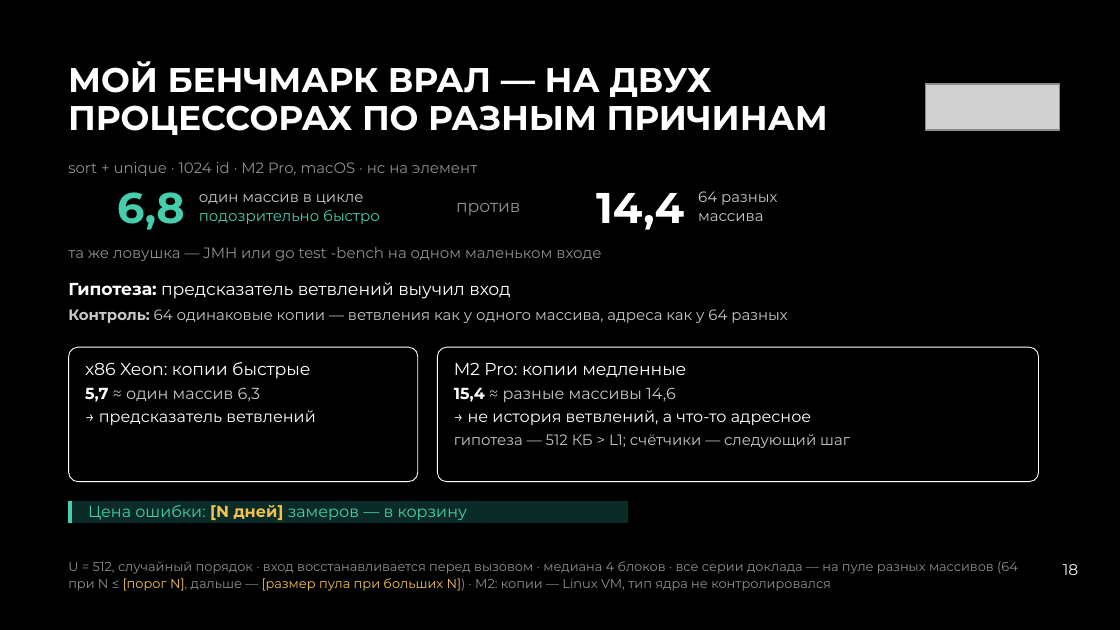
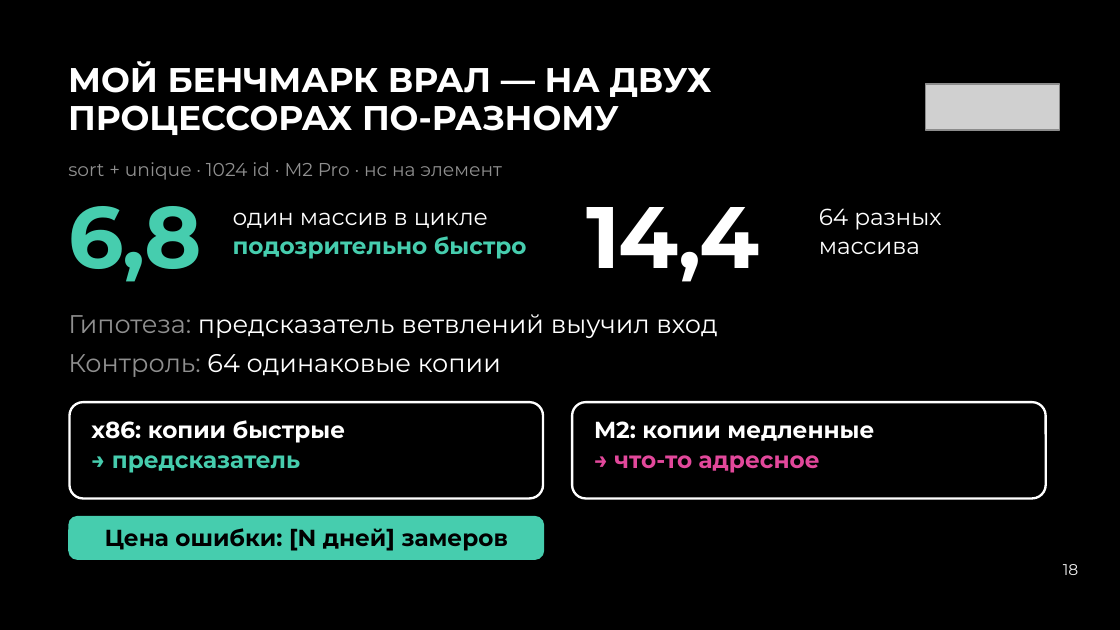
Before and after one commit to Neoron95/conference-hardfest-algorithms, a slide deck: slide 18 of prep/deck/hardfest2026_deck.pptx. Drawn at 1120x630 pixels with LibreOffice and Linux fonts; fonts in the diff are those of the drawing; grey boxes stand for pictures. Boxes give left, top, right and bottom in pixels: in the first picture for what was removed or moved away, otherwise in the second. Text is boxed around its words. In the diff, an @@ line names an element or a change of style, - is before the commit and + after.

```diff
--- a/prep/deck/hardfest2026_deck.pptx
+++ b/prep/deck/hardfest2026_deck.pptx
@@ text at [68, 61, 712, 135]: text changed @@
-МОЙ БЕНЧМАРК ВРАЛ — НА ДВУХ ПРОЦЕССОРАХ ПО РАЗНЫМ ПРИЧИНАМ
+МОЙ БЕНЧМАРК ВРАЛ — НА ДВУХ ПРОЦЕССОРАХ ПО-РАЗНОМУ
@@ text at [68, 162, 502, 180]: text changed; size 9.7 to 11.9 pt @@
-sort + unique · 1024 id · M2 Pro, macOS · нс на элемент
+sort + unique · 1024 id · M2 Pro · нс на элемент
@@ text "6,8": place and size @@
-text "6,8" at [117, 192, 185, 230]
+text "6,8" at [68, 206, 202, 282]
@@ text "6,8" at [68, 206, 202, 282]: size 27.6 to 56 pt, letter spacing 0 to -1.1 pt; alignment right to left; line spacing 27.6pt to 56pt @@
@@ text "один массив в цикле подозрительно ...": place and size @@
-text "один массив в цикле подозрительно ..." at [199, 194, 380, 224]
+text "один массив в цикле подозрительно ..." at [233, 212, 527, 259]
@@ text "один массив в цикле подозрительно ..." at [233, 212, 527, 259]: size 9.7 to 14.9 pt; text colour #C8C8C8 to #FFFFFF in "один массив в цикле"; bold on in "подозрительно быстро"; line spacing 12.6pt to 18.7pt @@
@@ text removed at [456, 203, 520, 215] @@
-против
@@ text "14,4" at [587, 207, 760, 282]: size 27.6 to 56 pt, letter spacing 0 to -1.1 pt; alignment right to left; line spacing 27.6pt to 56pt @@
@@ text "14,4": place and size @@
-text "14,4" at [596, 193, 684, 230]
+text "14,4" at [587, 207, 760, 282]
@@ text "64 разных массива": place and size @@
-text "64 разных массива" at [698, 191, 777, 221]
+text "64 разных массива" at [819, 208, 941, 254]
@@ text "64 разных массива" at [819, 208, 941, 254]: size 9.7 to 14.9 pt, text colour #C8C8C8 to #FFFFFF; line spacing 12.6pt to 18.7pt @@
@@ text removed at [68, 247, 601, 261] @@
-та же ловушка — JMH или go test -bench на одном маленьком входе
@@ text "Гипотеза: предсказатель ветвлений выучил вход": place and size @@
-text "Гипотеза: предсказатель ветвлений выучил вход" at [68, 282, 510, 299]
+text "Гипотеза: предсказатель ветвлений выучил вход" at [68, 314, 717, 338]
@@ text "Гипотеза: предсказатель ветвлений выучил вход" at [68, 314, 717, 338]: size 11 to 16.4 pt; text colour #FFFFFF to #8F8F8F, bold off in "Гипотеза:"; line spacing 14.3pt to 20.5pt @@
@@ text at [68, 354, 501, 377]: text changed; size 9.7 to 16.4 pt; text colour #C8C8C8 to #FFFFFF @@
-Контроль: 64 одинаковые копии — ветвления как у одного массива, адреса как у 64 разных
+Контроль: 64 одинаковые копии
@@ rounded rectangle removed at [68, 347, 418, 482] @@
@@ rounded rectangle removed at [437, 347, 1038, 482] @@
@@ text removed at [85, 387, 261, 402] @@
-5,7 ≈ один массив 6,3
@@ text removed at [454, 387, 676, 402] @@
-15,4 ≈ разные массивы 14,6
@@ rounded rectangle added at [69, 402, 543, 498], fill #000000, outline #FFFFFF 1.49 pt @@
@@ text removed at [99, 410, 315, 425] @@
-→ предсказатель ветвлений
@@ text removed at [468, 410, 812, 425] @@
-→ не история ветвлений, а что-то адресное
@@ rounded rectangle added at [572, 402, 1046, 498], fill #000000, outline #FFFFFF 1.49 pt @@
@@ text at [91, 420, 345, 473]: text changed; size 11 to 14.9 pt; bold on @@
-x86 Xeon: копии быстрые
+x86: копии быстрые
+→ предсказатель
@@ text removed at [454, 434, 850, 448] @@
-гипотеза — 512 КБ > L1; счётчики — следующий шаг
@@ text at [594, 421, 874, 473]: text changed; size 11 to 14.9 pt; bold on @@
-M2 Pro: копии медленные
+M2: копии медленные
+→ что-то адресное
@@ rectangle removed at [68, 501, 628, 523] @@
@@ freeform shape removed at [69, 501, 69, 523] @@
@@ rounded rectangle added at [68, 516, 544, 560], fill #46CDAE @@
@@ text at [105, 528, 508, 551]: text changed; size 10.3 to 14.9 pt; text colour #46CDAE to #000000; bold on @@
-Цена ошибки: [N дней] замеров — в корзину
+Цена ошибки: [N дней] замеров
@@ text removed at [68, 561, 1018, 591] @@
-U = 512, случайный порядок · вход восстанавливается перед вызовом · медиана 4 блоков · все серии доклада — на пуле разных массивов (64 при N ≤ [порог N], дальше — [размер пула при больших N]) · M2: копии — Linux VM, тип ядра не контролировался
```
Also in this commit, not shown: 45 other slides changed, 1 slide added, 1 slide removed, 3 other files.
